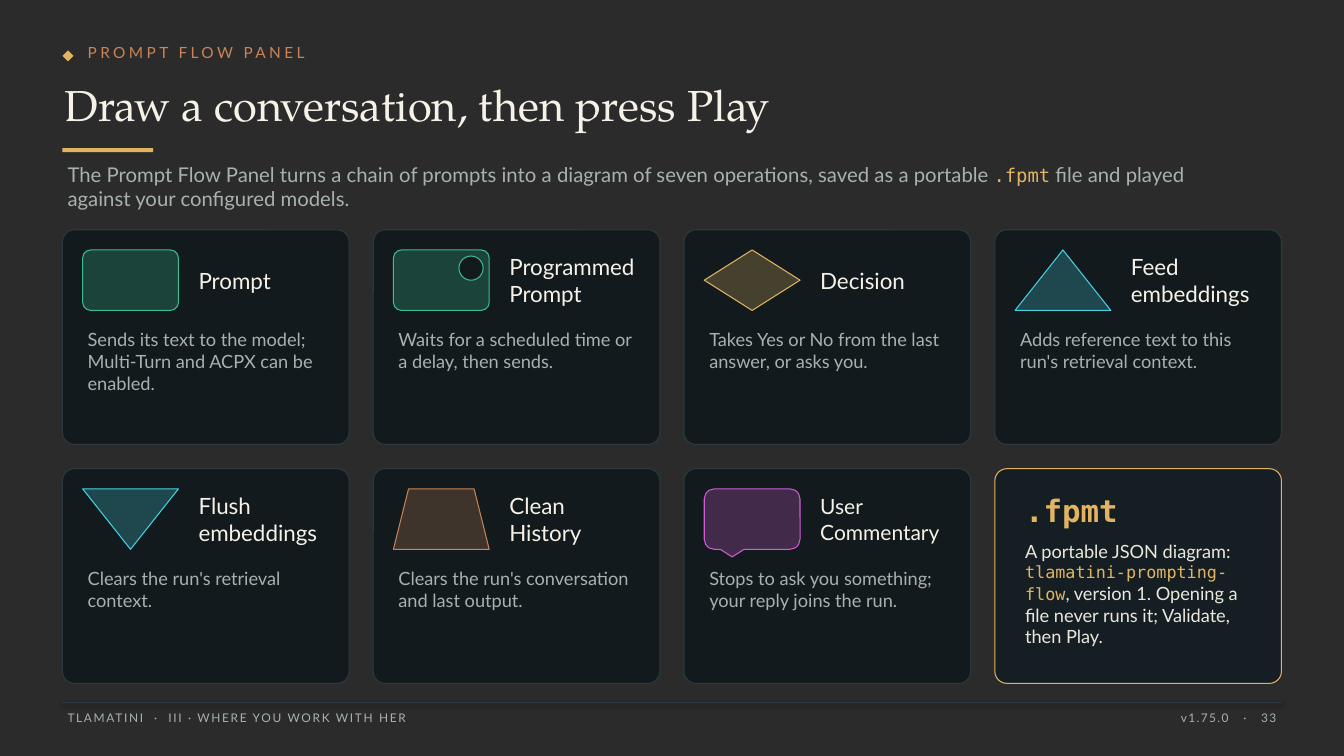
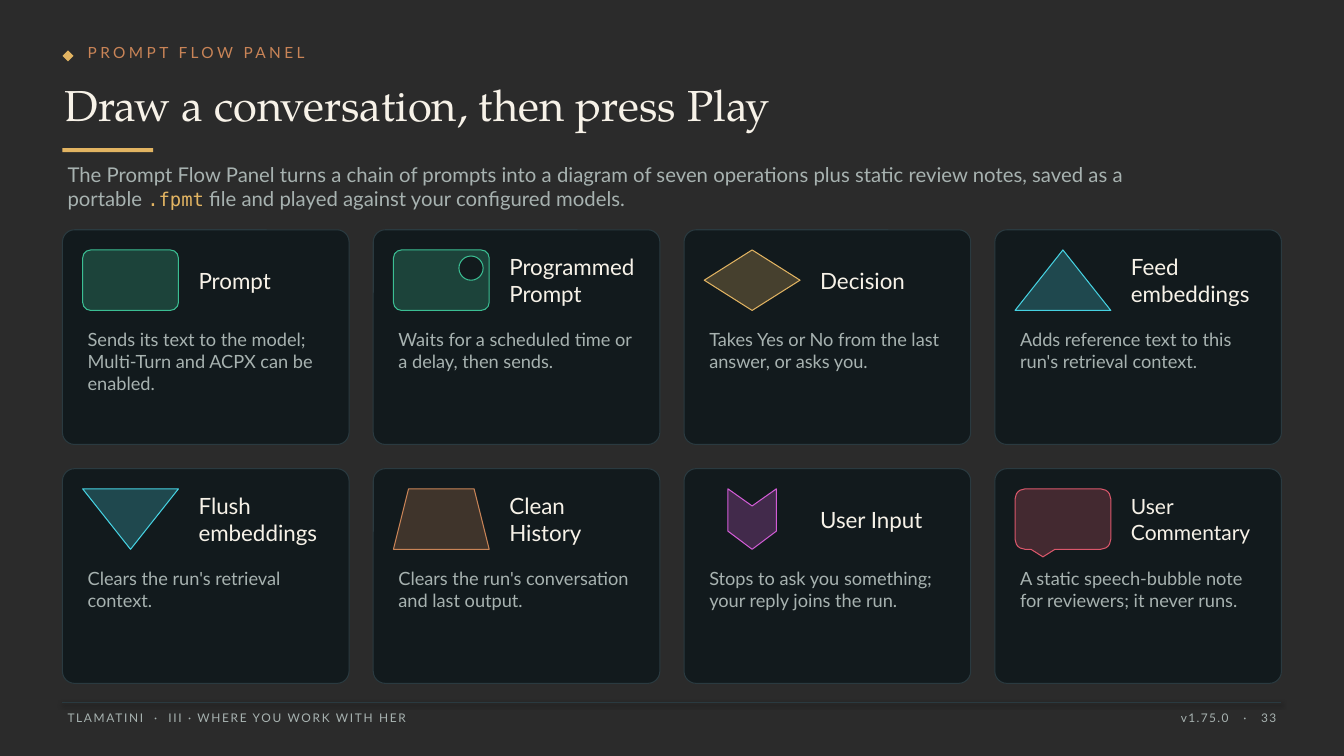
Before and after one commit to XAIHT/Tlamatini, a slide deck: slide 33 of Tlamatini_eXtended_Artificial_Intelligence_Humanly_Tempered.pptx. Drawn at 1344x756 pixels with LibreOffice and Linux fonts; fonts in the diff are those of the drawing; background and template pictures are left out; a plain dark background stands for a picture behind light text. Boxes give left, top, right and bottom in pixels: in the first picture for what was removed or moved away, otherwise in the second. Text is boxed around its words. In the diff, an @@ line names an element or a change of style, - is before the commit and + after.

```diff
--- a/Tlamatini_eXtended_Artificial_Intelligence_Humanly_Tempered.pptx
+++ b/Tlamatini_eXtended_Artificial_Intelligence_Humanly_Tempered.pptx
@@ text at <box>68,167,1123,210</box>: text changed @@
-The Prompt Flow Panel turns a chain of prompts into a diagram of seven operations, saved as a portable .fpmt file and played against your configured models.
+The Prompt Flow Panel turns a chain of prompts into a diagram of seven operations plus static review notes, saved as a portable .fpmt file and played against your configured models.
@@ rounded rectangle at <box>995,469,1281,684</box>: fill #151F23 to #121A1D; outline #E2B462 0.75 pt to #2A3A40 0.75 pt @@
@@ rounded speech box removed at <box>705,489,801,549</box> @@
@@ freeform shape added at <box>728,489,776,549</box>, fill #D25CD6 at 25% opacity, outline #D25CD6 0.75 pt @@
@@ rounded speech box added at <box>1015,489,1111,549</box>, fill #D9576B at 25% opacity, outline #D9576B 0.75 pt @@
@@ text removed at <box>1025,498,1238,646</box> @@
-.fpmt
-A portable JSON diagram: tlamatini-prompting-flow, version 1. Opening a file never runs it; Validate, then Play.
@@ text added at <box>1131,499,1250,544</box>, 15 pt, text #F7F2E8 @@
+User Commentary
@@ text at <box>820,512,923,532</box>: text changed; size 15 to 16 pt @@
-User Commentary
+User Input
@@ text added at <box>1020,571,1242,609</box>, 13 pt, text #A7B2B0 @@
+A static speech-bubble note for reviewers; it never runs.
```
Also in this commit, not shown: 44 other slides changed, 2 slides added, 1 slide removed, 11 other files.
